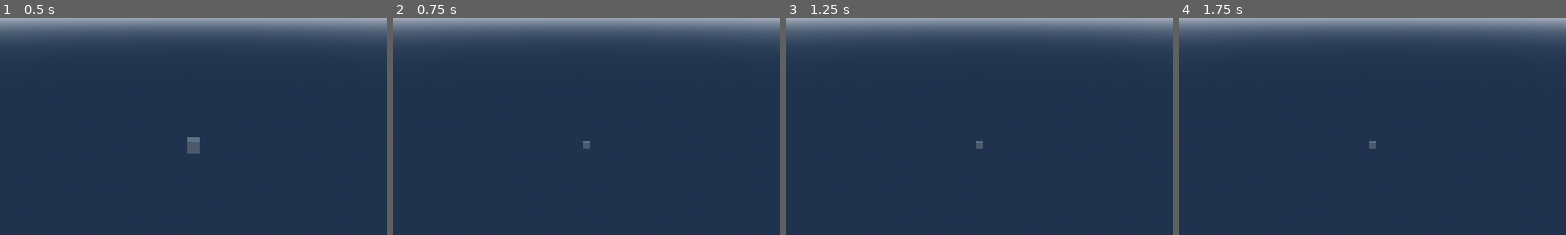
Above: before the commit, frames 1-4 (left to right).
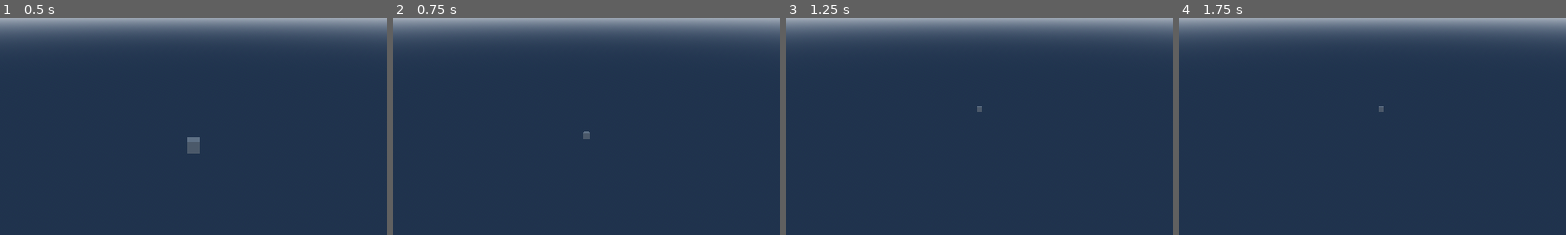
Above: after the commit, the same moments.

Repository: esterlein/waveworm-view
Game: Godot game, scene res://scenes/space.tscn
Two runs of this game, one before a commit and one after it. Both use one fixed random seed, a clock stepped at 60 frames per second and the inputs below.
Inputs (mouse positions are % of the whole screen's width and height, from its top left):
- Up to frame 1 (0.5 s): no input
- Up to frame 2 (0.75 s): tap Enter at 0.5 s; move the mouse to (72, 45) at 0.52 s; hold S (cam_backward, bound only after the commit) from 0.53 s (still down)
- Up to frame 3 (1.25 s): keep holding S (cam_backward, bound only after the commit); tap W (cam_forward, bound only after the commit) at 0.8 s
- Up to frame 4 (1.75 s): tap Space at 1.25 s; move the mouse to (30, 55) at 1.27 s; release S (cam_backward, bound only after the commit) at 1.28 s; tap W (cam_forward, bound only after the commit) at 1.35 s; tap A (cam_left, bound only after the commit) at 1.55 s
The pictures show only the part of the screen within x 25-75%, y 12-62%; the shares and areas given below are measured in that part.

Frame 1 is identical in both runs. In frame 2, 0.1% of the frame differs, in the area x 49-51%, y 52-61%; in frame 3, 0.1%; in frame 4, 0.1%.

Commit message:
add nav keys

Diff:
--- a/project.godot
+++ b/project.godot
@@ -22,3 +22,46 @@
 [display]
 
 window/stretch/scale=1.25
+
+[input]
+
+cam_forward={
+"deadzone": 0.5,
+"events": [Object(InputEventKey,"resource_local_to_scene":false,"resource_name":"","device":-1,"window_id":0,"alt_pressed":false,"shift_pressed":false,"ctrl_pressed":false,"meta_pressed":false,"pressed":false,"keycode":0,"physical_keycode":87,"key_label":0,"unicode":119,"echo":false,"script":null)
+]
+}
+cam_backward={
+"deadzone": 0.5,
+"events": [Object(InputEventKey,"resource_local_to_scene":false,"resource_name":"","device":-1,"window_id":0,"alt_pressed":false,"shift_pressed":false,"ctrl_pressed":false,"meta_pressed":false,"pressed":false,"keycode":0,"physical_keycode":83,"key_label":0,"unicode":115,"echo":false,"script":null)
+]
+}
+cam_left={
+"deadzone": 0.5,
+"events": [Object(InputEventKey,"resource_local_to_scene":false,"resource_name":"","device":-1,"window_id":0,"alt_pressed":false,"shift_pressed":false,"ctrl_pressed":false,"meta_pressed":false,"pressed":false,"keycode":0,"physical_keycode":65,"key_label":0,"unicode":97,"echo":false,"script":null)
+]
+}
+cam_right={
+"deadzone": 0.5,
+"events": [Object(InputEventKey,"resource_local_to_scene":false,"resource_name":"","device":-1,"window_id":0,"alt_pressed":false,"shift_pressed":false,"ctrl_pressed":false,"meta_pressed":false,"pressed":false,"keycode":0,"physical_keycode":68,"key_label":0,"unicode":100,"echo":false,"script":null)
+]
+}
+cam_rotate={
+"deadzone": 0.5,
+"events": [Object(InputEventMouseButton,"resource_local_to_scene":false,"resource_name":"","device":0,"window_id":0,"alt_pressed":false,"shift_pressed":false,"ctrl_pressed":false,"meta_pressed":false,"button_mask":0,"position":Vector2(0, 0),"global_position":Vector2(0, 0),"factor":1.0,"button_index":2,"canceled":false,"pressed":false,"double_click":false,"script":null)
+]
+}
+cam_zoom_in={
+"deadzone": 0.5,
+"events": [Object(InputEventMouseButton,"resource_local_to_scene":false,"resource_name":"","device":0,"window_id":0,"alt_pressed":false,"shift_pressed":false,"ctrl_pressed":false,"meta_pressed":false,"button_mask":0,"position":Vector2(0, 0),"global_position":Vector2(0, 0),"factor":1.0,"button_index":4,"canceled":false,"pressed":false,"double_click":false,"script":null)
+]
+}
+cam_zoom_out={
+"deadzone": 0.5,
+"events": [Object(InputEventMouseButton,"resource_local_to_scene":false,"resource_name":"","device":0,"window_id":0,"alt_pressed":false,"shift_pressed":false,"ctrl_pressed":false,"meta_pressed":false,"button_mask":0,"position":Vector2(0, 0),"global_position":Vector2(0, 0),"factor":1.0,"button_index":5,"canceled":false,"pressed":false,"double_click":false,"script":null)
+]
+}
+cam_move={
+"deadzone": 0.5,
+"events": [Object(InputEventMouseButton,"resource_local_to_scene":false,"resource_name":"","device":0,"window_id":0,"alt_pressed":false,"shift_pressed":false,"ctrl_pressed":false,"meta_pressed":false,"button_mask":0,"position":Vector2(0, 0),"global_position":Vector2(0, 0),"factor":1.0,"button_index":3,"canceled":false,"pressed":false,"double_click":false,"script":null)
+]
+}
